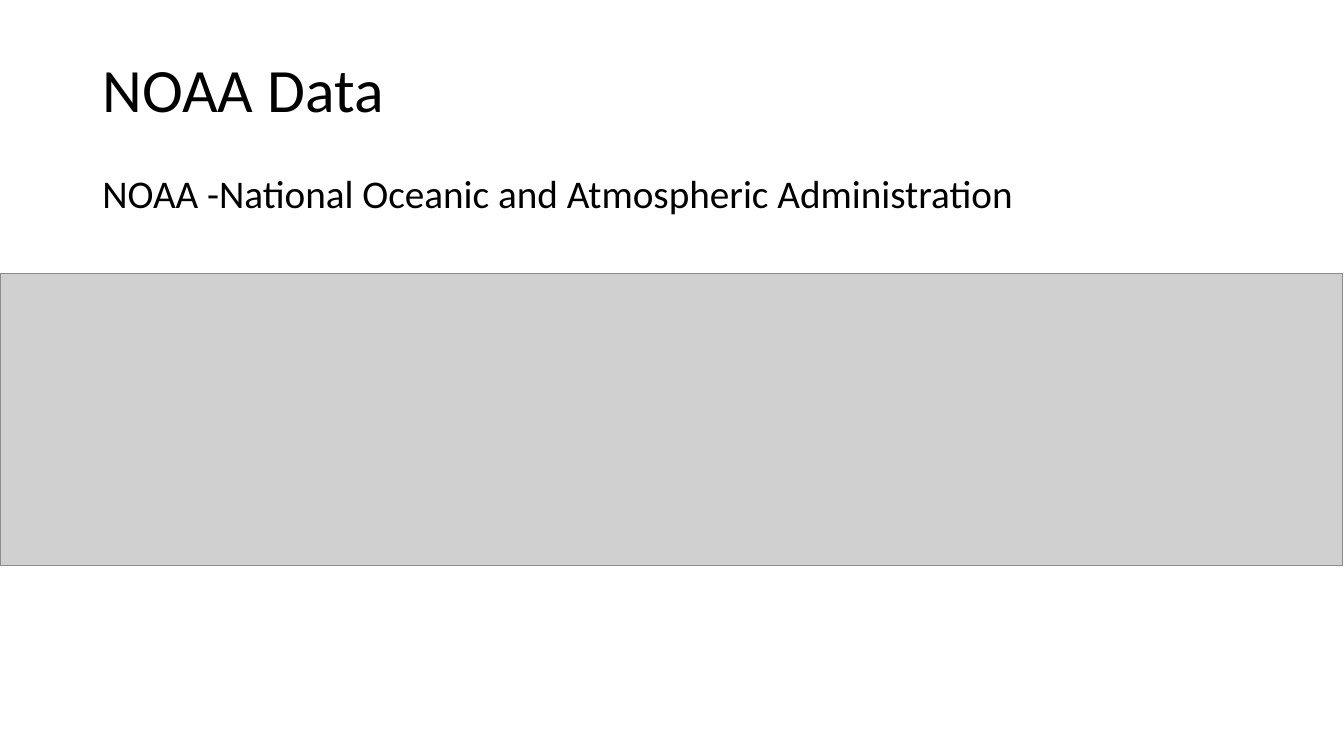
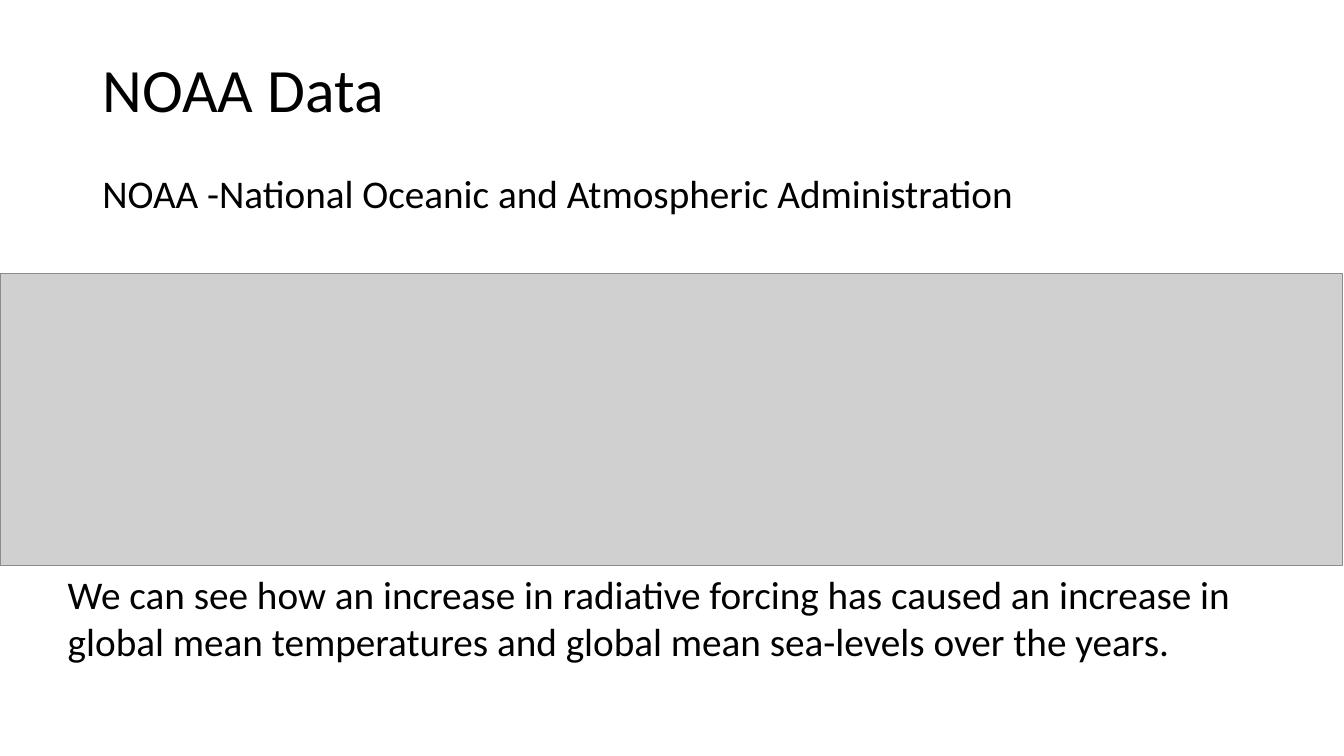
Before and after one commit to niharnandan/thesis, a slide deck: slide 5 of Mid Semester Presentation.pptx. Drawn at 1344x756 pixels with LibreOffice and Linux fonts; fonts in the diff are those of the drawing; grey boxes stand for pictures. Boxes give left, top, right and bottom in pixels: in the first picture for what was removed or moved away, otherwise in the second. Text is boxed around its words. In the diff, an @@ line names an element or a change of style, - is before the commit and + after.

```diff
--- a/Mid Semester Presentation.pptx
+++ b/Mid Semester Presentation.pptx
@@ text added at (x1=68, y1=581, x2=1230, y2=663), 28 pt, text #000000 @@
+We can see how an increase in radiative forcing has caused an increase in global mean temperatures and global mean sea-levels over the years.
```
Also in this commit, not shown: 7 other slides changed, 3 slides added, 2 slides removed.
